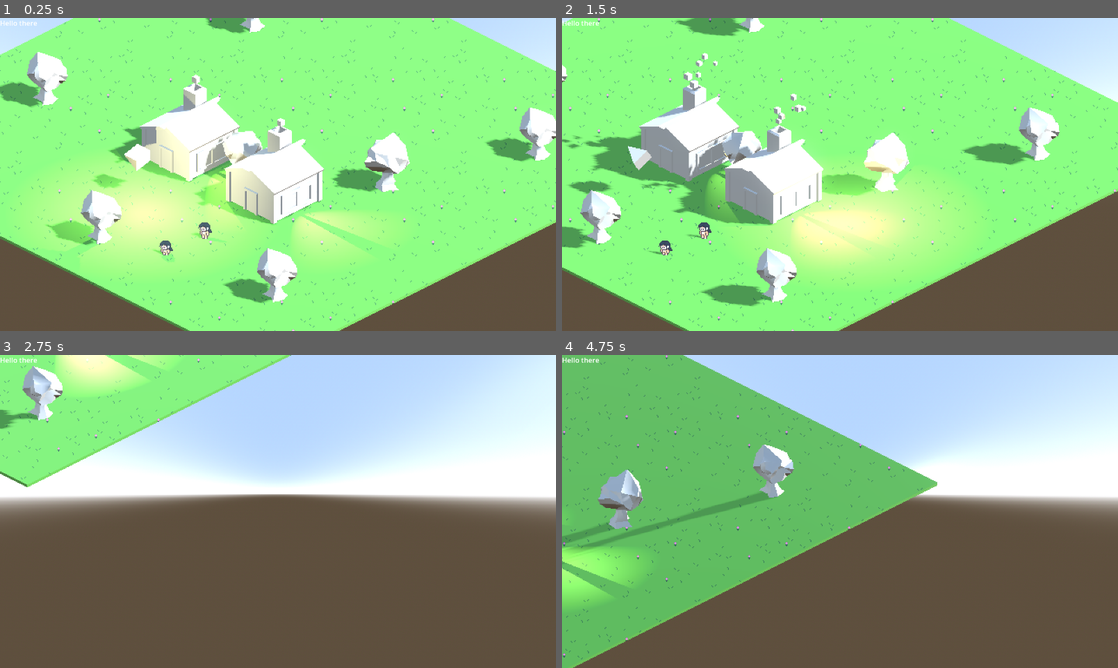
Above: before the commit, frames 1-4 (two rows, left to right).
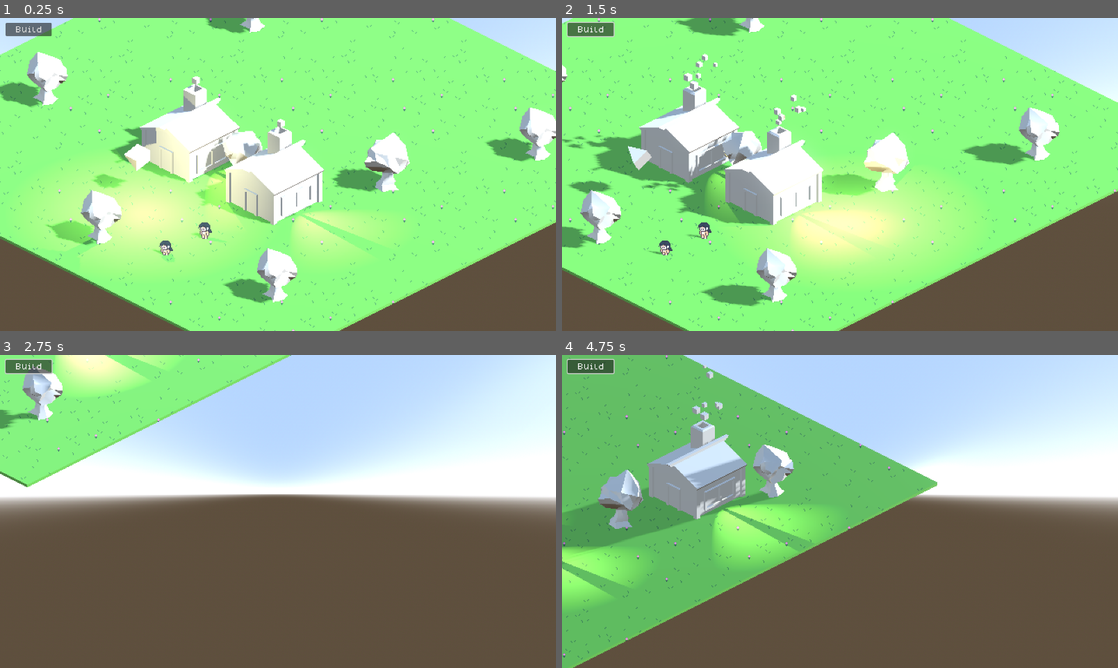
Above: after the commit, the same moments.

Repository: astrellon/godot-3d-pixel-art
Game: Godot game, scene res://game.tscn
Two runs of this game, one before a commit and one after it. Both use one fixed random seed, a clock stepped at 60 frames per second and the inputs below.
Inputs (mouse positions are in pixels of both pictures, inside the frame that each line leads up to):
- Up to frame 1 (0.25 s): no input
- Up to frame 2 (1.5 s): click (589, 30) at 0.5 s, where only the run after the commit has a clickable "Build"; move the mouse to (962, 158) at 1.27 s; hold Right (ui_right) from 1.28 s (still down); click (962, 158) at 1.42 s
- Up to frame 3 (2.75 s): move the mouse to (166, 527) at 2.02 s; release Right (ui_right) at 2.03 s; hold Down (ui_down) from 2.03 s (still down); click (166, 527) at 2.17 s
- Up to frame 4 (4.75 s): move the mouse to (895, 442) at 2.77 s; release Down (ui_down) at 2.78 s; hold Right (ui_right) 2.78-3.53 s; click (895, 442) at 2.92 s; move the mouse to (812, 574) at 3.52 s; hold Up (ui_up) 3.53-4.28 s; click (812, 574) at 3.67 s; move the mouse to (1006, 558) at 4.27 s; hold Left (ui_left) from 4.28 s (still down); click (1006, 558) at 4.42 s

The runs differ from the first frame. In frame 1, 1.1% of the frame differs, in the area x 0-59%, y 0-67%; in frame 2, 1.5%; in frame 3, 0.4%; in frame 4, 8.3%, in the area x 0-48%, y 0-67%.

Commit message:
Added dogica pixel font. Attempting to update the navmesh

Diff:
--- a/buildings/basic_house.tscn
+++ b/buildings/basic_house.tscn
@@ -32,44 +32,58 @@
 [sub_resource type="BoxMesh" id="BoxMesh_aa3cn"]
 
 [node name="BasicHouse2" instance=ExtResource("1_b5h8f")]
+transform = Transform3D(-4.37114e-08, 0, -1, 0, 1, 0, 1, 0, -4.37114e-08, 0, 0, 0)
 
 [node name="BasicHouse" parent="." index="0"]
+transform = Transform3D(1, 0, 0, 0, 1, 0, 0, 0, 1, 0, 0.998302, 0)
 surface_material_override/0 = ExtResource("2_hp1gd")
 
 [node name="BasicHouseDoor" parent="." index="1"]
+transform = Transform3D(1, 0, 0, 0, 1, 0, 0, 0, 1, 0, 0.998302, 0)
 surface_material_override/0 = ExtResource("2_hp1gd")
 
 [node name="BasicHouseRoof" parent="." index="2"]
+transform = Transform3D(1, 0, 0, 0, 1, 0, 0, 0, 1, 0, 0.998302, 0)
 surface_material_override/0 = ExtResource("2_hp1gd")
 
 [node name="BasicHouseWindows" parent="." index="3"]
+transform = Transform3D(1, 0, 0, 0, 1, 0, 0, 0, 1, 0, 0.998302, 0)
 surface_material_override/0 = ExtResource("2_hp1gd")
 
 [node name="GPUParticles3D" type="GPUParticles3D" parent="." index="4"]
-transform = Transform3D(1, 0, 0, 0, 1, 0, 0, 0, 1, -0.373706, 1.24857, -0.649913)
+transform = Transform3D(1, 0, 0, 0, 1, 0, 0, 0, 1, -0.373706, 2.24687, -0.649913)
 lifetime = 2.0
 process_material = SubResource("ParticleProcessMaterial_s3awf")
 draw_pass_1 = SubResource("BoxMesh_aa3cn")
 
 [node name="SpotLight3D" type="SpotLight3D" parent="." index="5"]
-transform = Transform3D(-4.37114e-08, 0, -1, 0, 1, 0, 1, 0, -4.37114e-08, 0.546437, -0.359437, 0.000884652)
+transform = Transform3D(-4.37114e-08, 0, -1, 0, 1, 0, 1, 0, -4.37114e-08, 0.546437, 0.638865, 0.000884652)
 light_color = Color(0.886275, 0.827451, 0.462745, 1)
 light_energy = 6.638
 shadow_enabled = true
 script = ExtResource("3_1pbae")
 
 [node name="BasicHouseRoofOutline" parent="." index="6"]
+transform = Transform3D(1, 0, 0, 0, 1, 0, 0, 0, 1, 0, 0.998302, 0)
 visible = false
 surface_material_override/0 = ExtResource("4_xum6w")
 
 [node name="BasicHouseOutline" parent="." index="7"]
+transform = Transform3D(1, 0, 0, 0, 1, 0, 0, 0, 1, 0, 0.998302, 0)
 visible = false
 surface_material_override/0 = ExtResource("5_perqv")
 
 [node name="BasicHouseDoorOutline1" parent="." index="8"]
+transform = Transform3D(1, 0, 0, 0, 1, 0, 0, 0, 1, 0, 0.998302, 0)
 visible = false
 surface_material_override/0 = ExtResource("4_xum6w")
 
 [node name="BasicHouseDoorOutline2" parent="." index="9"]
+transform = Transform3D(1, 0, 0, 0, 1, 0, 0, 0, 1, 0, 0.998302, 0)
 visible = false
 surface_material_override/0 = ExtResource("4_xum6w")
+
+[node name="NavigationObstacle3D" type="NavigationObstacle3D" parent="." index="10"]
+radius = 1.5
+vertices = PackedVector3Array(-0.999542, 0, -1.00921, -1.08384, 0, 0.994593, 1.04881, 0, 1.03538, 1.02424, 0, -1.11856)
+use_3d_avoidance = true
--- a/game.gd
+++ b/game.gd
@@ -5,10 +5,16 @@
 @export var render_size: TextureRect = null
 @export var viewport: SubViewport = null
 @export var pixel_size := 2.0
+@export var building_file: PackedScene
 
 signal input_event(event: InputEvent)
 
+
+enum ClickMode { None, Build }
+
+
 var _clicked_at := Vector2.ZERO
+var _click_mode := ClickMode.None
 var _clicked := false
 var _window_size := Vector2(1280, 720)
 
@@ -29,9 +35,10 @@
 
 func _input(event: InputEvent):
 	input_event.emit(event)
-	if event is InputEventMouseButton && event.button_index == 1 && event.pressed:
+	if event is InputEventMouseButton && event.button_index == 1 && event.is_released():
 		_clicked_at = event.position * _window_size / render_size.size / pixel_size
 		_clicked = true
+
 
 func _physics_process(delta) -> void:
 	if !_clicked:
@@ -48,19 +55,41 @@
 	var result = space_state.intersect_ray(ray_cast)
 
 	if result:
-		var hit = result['collider']
-		var changed_target := false
-		if hit:
-			var parent = hit.get_parent()
-			if parent is Character:
-				_change_target(parent)
-				changed_target = true
-
-		if !changed_target && target:
-			var hit_position = result['position']
-			target.calculate_nav(hit_position)
+		if _click_mode == ClickMode.Build:
+			_handle_click_build(result)
+		elif _click_mode == ClickMode.None:
+			_handle_click_general(result)
 	else:
 		print("No raycast hit")
+
+func _handle_click_build(hit_result) -> void:
+	_click_mode = ClickMode.None
+	var hit_position = hit_result['position']
+	var new_building = building_file.instantiate()
+	if new_building is Node3D:
+		new_building.position = hit_position
+
+	add_child(new_building)
+
+	#var nav_region = find_child("NavigationRegion3D")
+	#if nav_region is NavigationRegion3D:
+		#print("Updating nav region")
+		#nav_region.bake_navigation_mesh()
+	#else:
+		#print("Could not find nav region!")
+
+func _handle_click_general(hit_result) -> void:
+	var hit = hit_result['collider']
+	var changed_target := false
+	if hit:
+		var parent = hit.get_parent()
+		if parent is Character:
+			_change_target(parent)
+			changed_target = true
+
+	if !changed_target && target:
+		var hit_position = hit_result['position']
+		target.calculate_nav(hit_position)
 
 
 func _change_target(new_target: Character) -> void:
@@ -71,3 +100,8 @@
 		new_target.is_selected = true
 
 	target = new_target
+
+
+func _on_build_click() -> void:
+	_clicked = false
+	_click_mode = ClickMode.Build
--- a/game.tscn
+++ b/game.tscn
@@ -1,13 +1,19 @@
-[gd_scene load_steps=7 format=3 uid="uid://cvkh4akw0i5yi"]
+[gd_scene load_steps=10 format=3 uid="uid://cvkh4akw0i5yi"]
 
 [ext_resource type="PackedScene" uid="uid://bq873prt22uia" path="res://main.tscn" id="1_3w5iq"]
 [ext_resource type="Script" path="res://camera/main_camera.gd" id="1_gn25k"]
 [ext_resource type="Script" path="res://game.gd" id="1_sdiki"]
+[ext_resource type="PackedScene" uid="uid://cxdwdfubg2srw" path="res://buildings/basic_house.tscn" id="2_m1vjc"]
 [ext_resource type="PackedScene" uid="uid://bxv2bd0un8t7" path="res://characters/child_character.tscn" id="3_mowa2"]
 [ext_resource type="PackedScene" uid="uid://b83s201t081sa" path="res://characters/adult_character.tscn" id="4_7j5jx"]
+[ext_resource type="FontFile" uid="uid://bp1n3rob5u1xu" path="res://assets/Dogica/TTF/dogicapixel.ttf" id="6_4wxuv"]
 
 [sub_resource type="ViewportTexture" id="ViewportTexture_pc3wb"]
 viewport_path = NodePath("SubViewport")
+
+[sub_resource type="Theme" id="Theme_bpbes"]
+default_font = ExtResource("6_4wxuv")
+default_font_size = 16
 
 [node name="Game" type="Control" node_paths=PackedStringArray("camera", "render_size", "viewport")]
 layout_mode = 3
@@ -20,6 +26,7 @@
 camera = NodePath("SubViewport/Camera3D")
 render_size = NodePath("TextureRect")
 viewport = NodePath("SubViewport")
+building_file = ExtResource("2_m1vjc")
 
 [node name="SubViewport" type="SubViewport" parent="."]
 size = Vector2i(640, 360)
@@ -52,11 +59,13 @@
 texture = SubResource("ViewportTexture_pc3wb")
 stretch_mode = 4
 
-[node name="RichTextLabel" type="RichTextLabel" parent="."]
-layout_mode = 1
-anchors_preset = 15
-anchor_right = 1.0
-anchor_bottom = 1.0
-grow_horizontal = 2
-grow_vertical = 2
-text = "Hello there"
+[node name="Button" type="Button" parent="."]
+layout_mode = 0
+offset_left = 13.0
+offset_top = 11.0
+offset_right = 119.0
+offset_bottom = 42.0
+theme = SubResource("Theme_bpbes")
+text = "Build"
+
+[connection signal="pressed" from="Button" to="." method="_on_build_click"]
--- a/main.tscn
+++ b/main.tscn
@@ -88,10 +88,10 @@
 target = NodePath(".")
 
 [node name="BasicHouse2" parent="." instance=ExtResource("6_u4bng")]
-transform = Transform3D(-4.37114e-08, 0, -1, 0, 1, 0, 1, 0, -4.37114e-08, -2.25885, 0.822652, -1.02288)
+transform = Transform3D(-4.37114e-08, 0, -1, 0, 1, 0, 1, 0, -4.37114e-08, -2.25885, -0.212647, -1.02288)
 
 [node name="BasicHouse3" parent="." instance=ExtResource("6_u4bng")]
-transform = Transform3D(-4.37114e-08, 0, -1, 0, 1, 0, 1, 0, -4.37114e-08, -2.25885, 0.822652, 2.80559)
+transform = Transform3D(-4.37114e-08, 0, -1, 0, 1, 0, 1, 0, -4.37114e-08, -2.25885, -0.212647, 2.80559)
 
 [node name="Tree3" parent="." instance=ExtResource("4_n4dj8")]
 transform = Transform3D(-0.528557, 0, 0.848898, 0, 1, 0, -0.848898, 0, -0.528557, -2.81221, 0.0330943, -6.91009)
Binary file added: assets/Dogica/TTF/dogica.ttf
Not shown, added: assets/Dogica/TTF/dogica.ttf.import
Binary file added: assets/Dogica/TTF/dogicabold.ttf
Not shown, added: assets/Dogica/TTF/dogicabold.ttf.import
Binary file added: assets/Dogica/TTF/dogicapixel.ttf
Not shown, added: assets/Dogica/TTF/dogicapixel.ttf.import
Binary file added: assets/Dogica/TTF/dogicapixelbold.ttf
Not shown, added: assets/Dogica/TTF/dogicapixelbold.ttf.import
Not shown, added: assets/Dogica/dogica_license.txt
Not shown, added: assets/Dogica/dogica_pixel_license.txt
Not shown, added: assets/Dogica/info.txt
